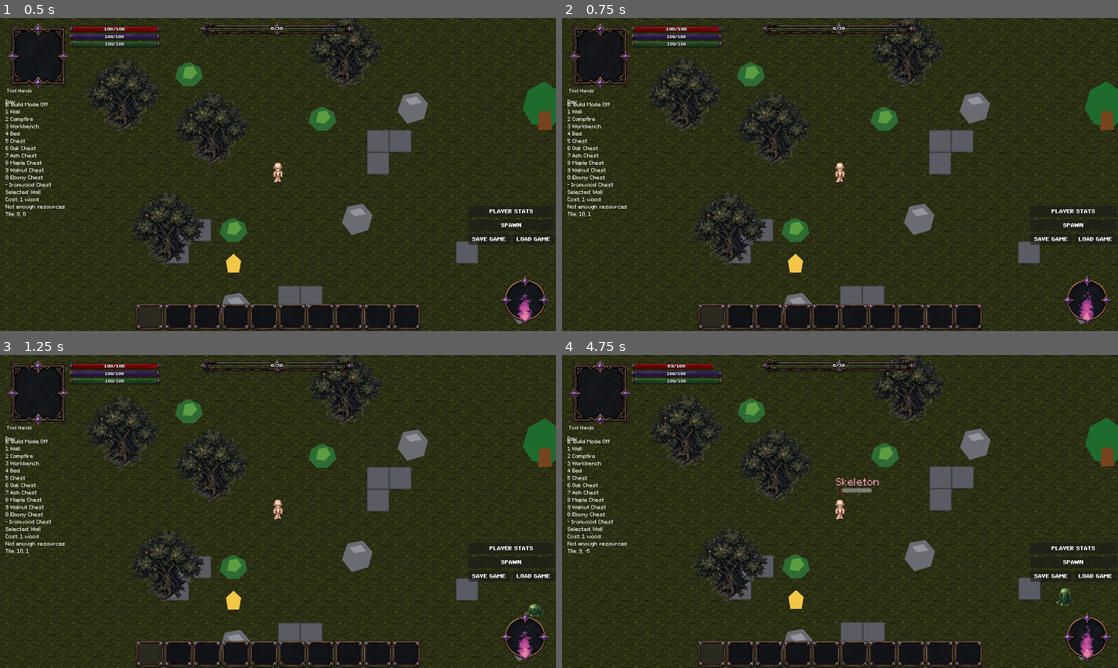
Above: before the commit, frames 1-4 (two rows, left to right).
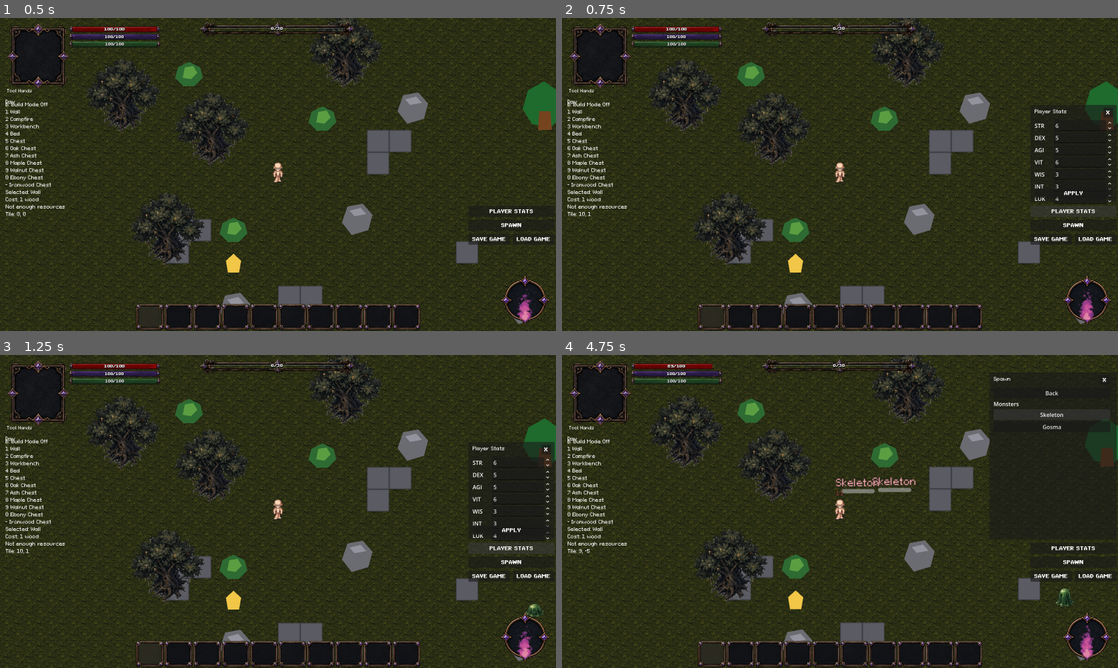
Above: after the commit, the same moments.

Repository: ramonsamagaio/Oathwake-Main
Game: Godot game, scene res://scenes/Main.tscn
The game is run twice, just before and just after one commit, with the same random seed, the same clock (stepped at 60 frames per second) and the same inputs. This scene is started directly instead of the project's main scene.
Inputs (mouse positions are in pixels of both pictures, inside the frame that each line leads up to):
- Up to frame 1 (0.5 s): no input
- Up to frame 2 (0.75 s): click "PLAYER STATS" at 0.5 s
- Up to frame 3 (1.25 s): no input
- Up to frame 4 (4.75 s): click "SPAWN" at 1.25 s; click (1051, 401) at 2 s, where only the run after the commit has a clickable "Natural map spawn"; click (712, 652) at 2.75 s; click (1051, 423) at 3.5 s, where only the run after the commit has a clickable "Monsters"; click (1051, 414) at 4.25 s, where only the run after the commit has a clickable "Skeleton"

Frame 1 is identical in both runs. In frame 2, 1.1% of the frame differs, in the area x 84-100%, y 27-60%; in frame 3, 1.1%; in frame 4, 3.9%, in the area x 0-100%, y 0-100%.

Commit message:
Stop hotbar fullscreen layer from blocking inventory input

Diff:
--- a/scripts/ui/HotbarUI.gd
+++ b/scripts/ui/HotbarUI.gd
@@ -22,7 +22,7 @@
 
 
 func _ready() -> void:
-	mouse_filter = Control.MOUSE_FILTER_PASS
+	mouse_filter = Control.MOUSE_FILTER_IGNORE
 	set_anchors_preset(Control.PRESET_FULL_RECT)
 	process_mode = Node.PROCESS_MODE_ALWAYS
 	set_process_input(true)
@@ -30,7 +30,6 @@
 	add_to_group("hotbar_ui")
 	_ensure_shortcut_count()
 	_build_ui()
-	call_deferred("_repair_inventory_mouse_filter")
 
 
 func _input(event: InputEvent) -> void:
@@ -459,12 +458,6 @@
 	return crafting_system != null and crafting_system.has_method("is_crafting_open") and crafting_system.is_crafting_open()
 
 
-func _repair_inventory_mouse_filter() -> void:
-	var inventory_ui := get_tree().root.find_child("InventoryUI", true, false) as Control
-	if inventory_ui != null:
-		inventory_ui.mouse_filter = Control.MOUSE_FILTER_PASS
-
-
 func _ensure_shortcut_count() -> void:
 	while hotbar_shortcuts.size() < slot_count:
 		hotbar_shortcuts.append({})
